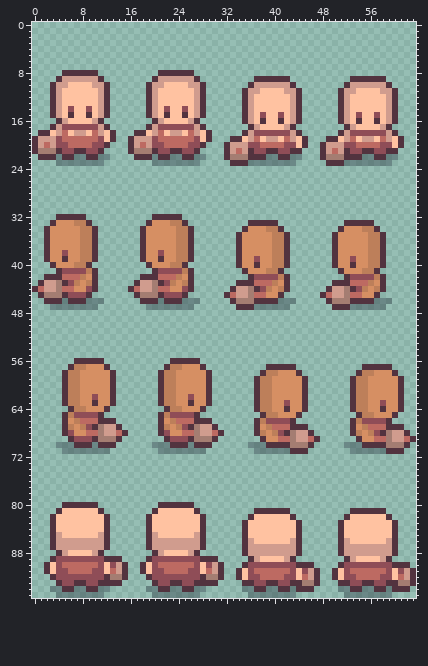
Sprite sheet: Assets/Animations/Character Sprites and Animations/NPCs/Townsperson Blacksmith/Blacksmith_idle.png. This is how it looked before the edit.
The file is 64x96 pixels.
Once edited:
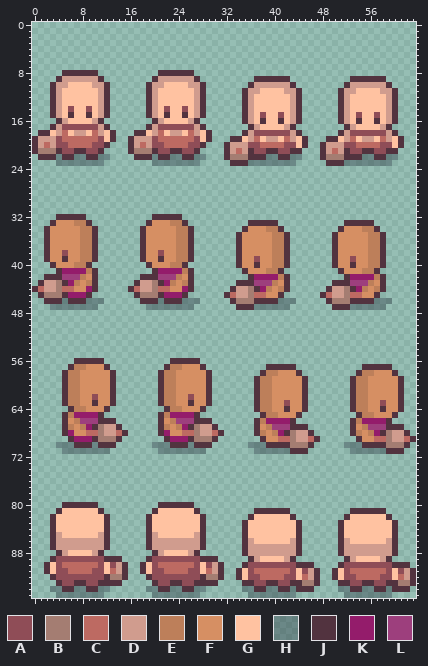
Palette (. is transparent): A #8f4d57  B #a47d72  C #bd6a62  D #d09c8e  E #bd7f5a  F #d68f63  G #ffc2a1  H #28354064  J #52333f  K #941c6b  L #9d3f7d
Diff:
@@ x 0..63 @@
 40 ...JFFFEEJ.........JFFFEEJ........JFFJFFEEJ.......JFFJFFEEJ.....
-41 ....JAAAAEJ.........JAAAAEJ........JFFFEEJ.........JFFFEEJ......
-42 ..JJJCCCEFJ.......JJJCCCEFJ.........JAAAAEJ.........JAAAAEJ.....
-43 .JDDBJAEFEJ......JDDBJAEFEJ.......JJJCCCEFJ.......JJJCCCEFJ.....
-44 JCDDBCCFFAJ.....JCDDBCCFFAJ......JDDBJAEFEJ......JDDBJAEFEJ.....
-45 .JBBBJAAAJ.......JBBBJAAAJ......JCDDBCCFFJ......JCDDBCCFFJ......
+41 ....JKKKKEJ.........JKKKKEJ........JFFFEEJ.........JFFFEEJ......
+42 ..JJJLLLEFJ.......JJJLLLEFJ.........JKKKKEJ.........JKKKKEJ.....
+43 .JDDBJKEFEJ......JDDBJKEFEJ.......JJJLLLEFJ.......JJJLLLEFJ.....
+44 JCDDBCCFFKJ.....JCDDBCCFFKJ......JDDBJKEFEJ......JDDBJKEFEJ.....
+45 .JBBBJKKKJ.......JBBBJKKKJ......JCDDBCCFFJ......JCDDBCCFFJ......
 46 ..JJJHJJJHHH......JJJHJJJHHH.....JBBBJJJJHHH.....JBBBJJJJHHH....
@@ x 0..63 @@
 64 ......JEEFFFJ.........JEEFFFJ........JEEFFJFFJ.......JEEFFJFFJ..
-65 .....JEAAAAJ.........JEAAAAJ..........JEEFFFJ.........JEEFFFJ...
-66 .....JFECCCJJJ.......JFECCCJJJ.......JEAAAAJ.........JEAAAAJ....
-67 .....JEFEAJBDDJ......JEFEAJBDDJ......JFECCCJJJ.......JFECCCJJJ..
-68 .....JAFFCCBDDCJ.....JAFFCCBDDCJ.....JEFEAJBDDJ......JEFEAJBDDJ.
-69 ......JAAAJBBBJ.......JAAAJBBBJ.......JFFCCBDDCJ......JFFCCBDDCJ
+65 .....JEKKKKJ.........JEKKKKJ..........JEEFFFJ.........JEEFFFJ...
+66 .....JFELLLJJJ.......JFELLLJJJ.......JEKKKKJ.........JEKKKKJ....
+67 .....JEFEKJBDDJ......JEFEKJBDDJ......JFELLLJJJ.......JFELLLJJJ..
+68 .....JKFFCCBDDCJ.....JKFFCCBDDCJ.....JEFEKJBDDJ......JEFEKJBDDJ.
+69 ......JKKKJBBBJ.......JKKKJBBBJ.......JFFCCBDDCJ......JFFCCBDDCJ
 70 ....HHHJJJHJJJ......HHHJJJHJJJ......HHHJJJJBBBJ.....HHHJJJJBBBJ.
Boxes around the changes in both pictures, in picture pixels (x1, y1, x2, y2):
changed: (62, 268, 92, 298)
changed: (158, 268, 188, 298)
changed: (254, 274, 278, 292)
changed: (350, 274, 374, 292)
changed: (68, 412, 98, 442)
changed: (164, 412, 194, 442)
changed: (266, 418, 290, 436)
changed: (362, 418, 386, 436)
